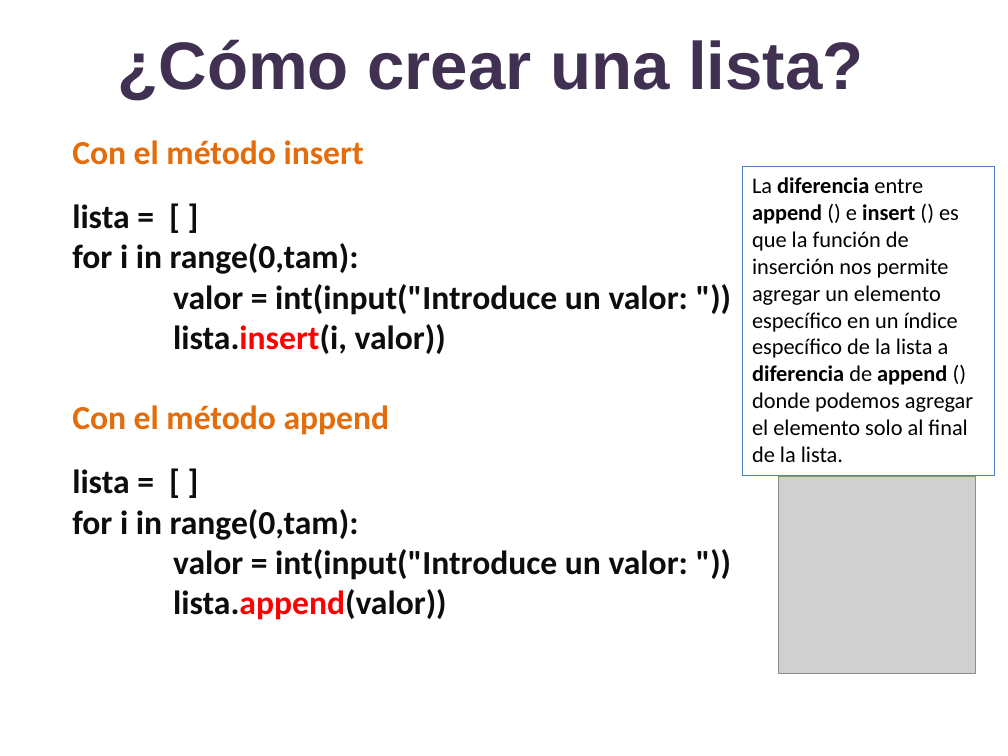
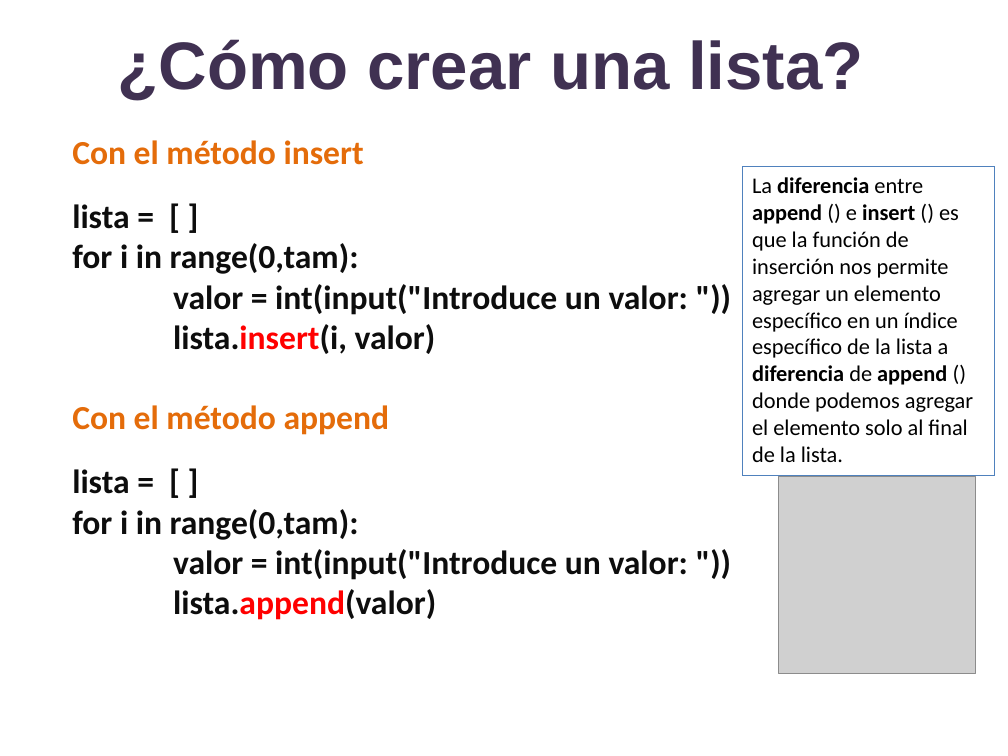
Before and after one commit to lizetheP/PensamientoC, a slide deck: slide 29 of Calendario2022/presentaciones/9_ListasArreglos.pptx. Drawn at 1008x756 pixels with LibreOffice and Linux fonts; fonts in the diff are those of the drawing; grey boxes stand for pictures. Boxes give left, top, right and bottom in pixels: in the first picture for what was removed or moved away, otherwise in the second. Text is boxed around its words. In the diff, an @@ line names an element or a change of style, - is before the commit and + after.

```diff
--- a/Calendario2022/presentaciones/9_ListasArreglos.pptx
+++ b/Calendario2022/presentaciones/9_ListasArreglos.pptx
@@ text at (x1=173, y1=324, x2=436, y2=354): text changed @@
-lista.insert(i, valor))
+lista.insert(i, valor)
@@ text at (x1=173, y1=589, x2=436, y2=620): text changed @@
-lista.append(valor))
+lista.append(valor)
```
Also in this commit, not shown: 1 other file.
